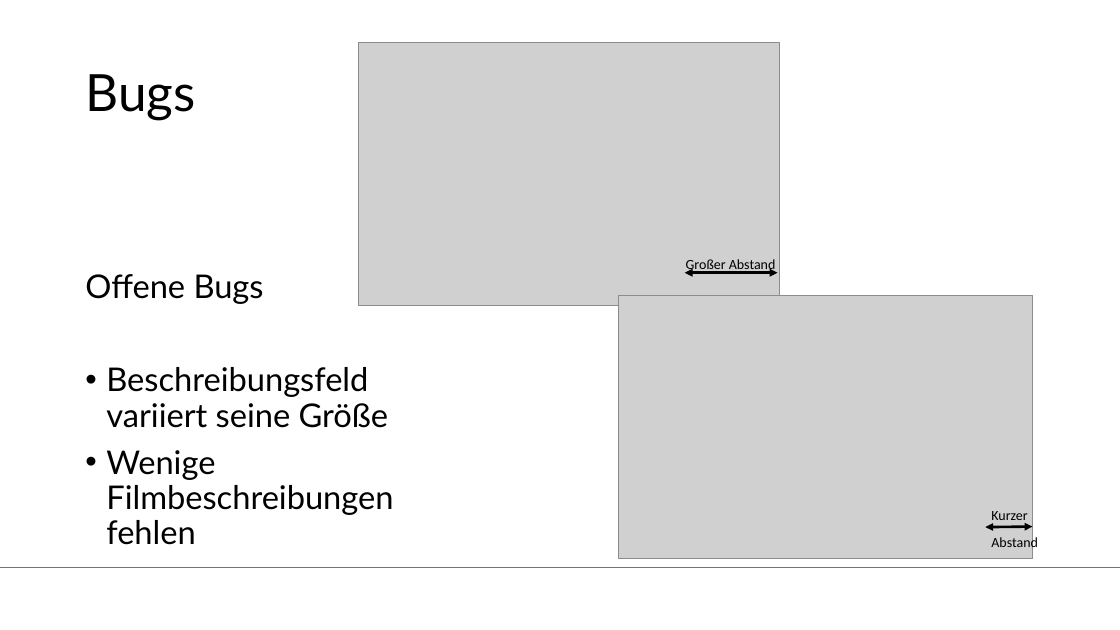
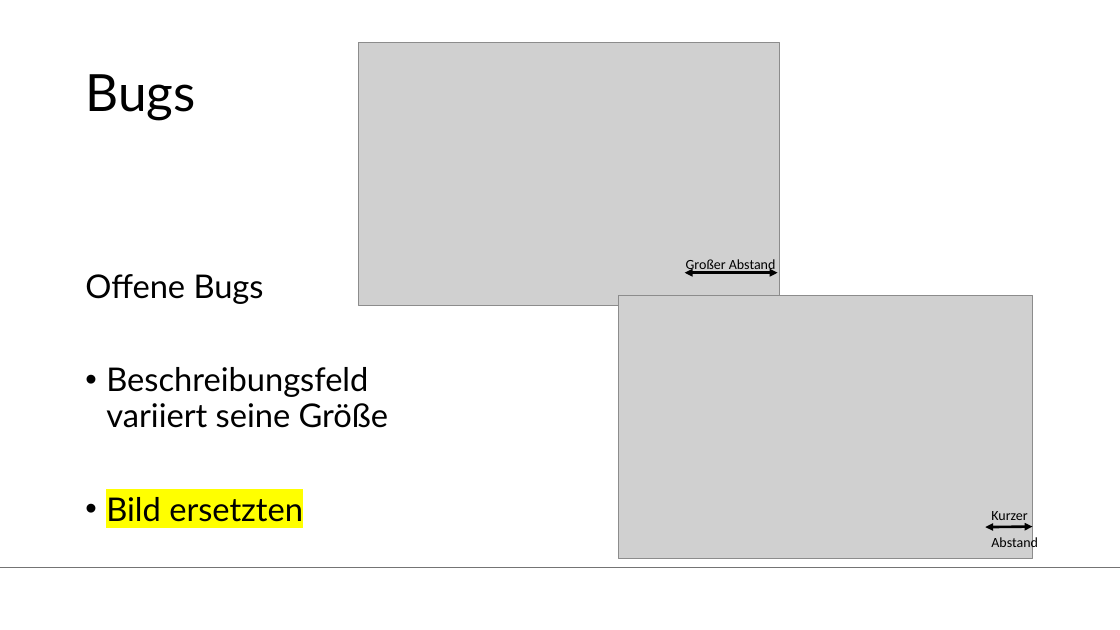
Before and after one commit to Tristan-Bihler/2_Semester_Projekt, a slide deck: slide 7 of Dokumentation/Folien Carina.pptx (slide 4 before the commit). Drawn at 1120x630 pixels with LibreOffice and Linux fonts; fonts in the diff are those of the drawing; grey boxes stand for pictures; background and template pictures are left out. Boxes give left, top, right and bottom in pixels: in the first picture for what was removed or moved away, otherwise in the second. Text is boxed around its words. In the diff, an @@ line names an element or a change of style, - is before the commit and + after.

```diff
--- a/Dokumentation/Folien Carina.pptx
+++ b/Dokumentation/Folien Carina.pptx
@@ text at (x1=106, y1=497, x2=303, y2=522): text changed @@
-• Wenige Filmbeschreibungen fehlen
+• Bild ersetzten
```
Also in this commit, not shown: 1 other slide changed, 3 slides added.
